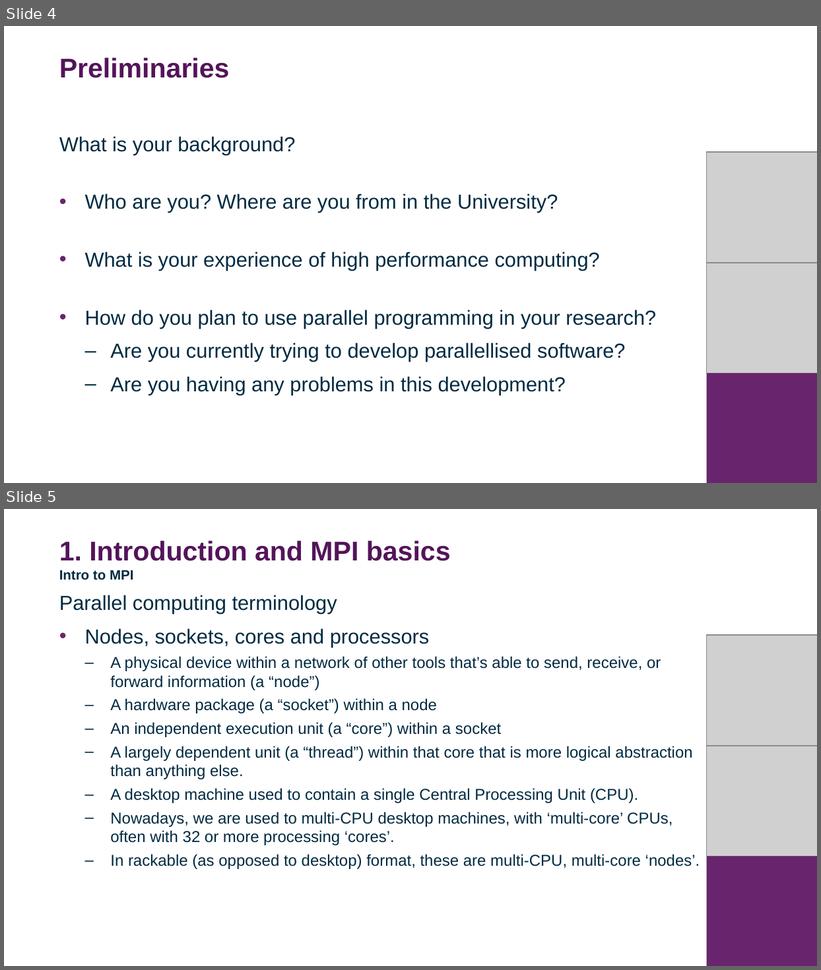
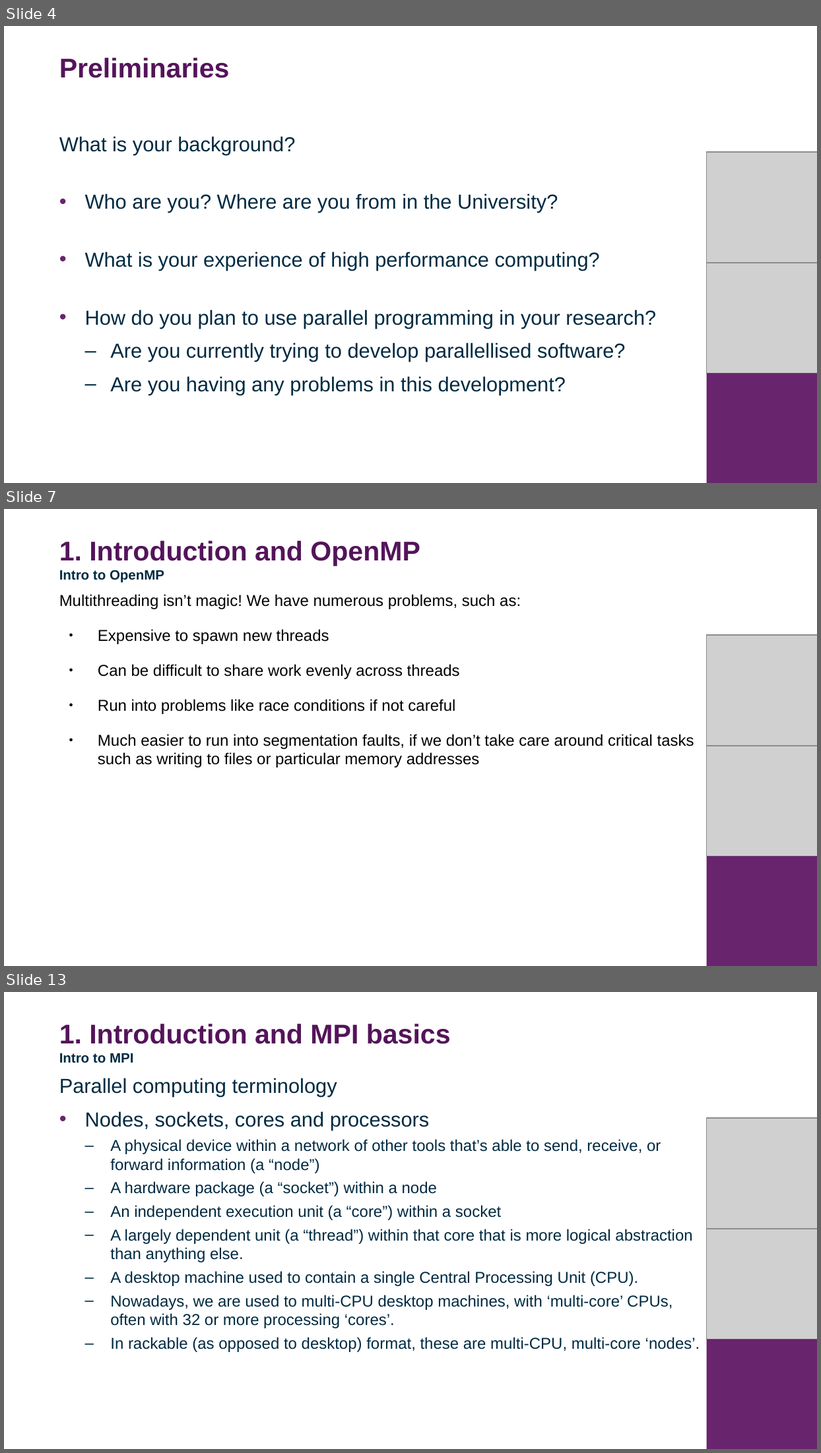
Before and after one commit to DurhamARC-Training/BasicParallelProgramming, a slide deck: MPIShortCourse_October.odp. Shown one above the other, each under a label of ours: slides 4 and 5 before the commit, slides 4, 7 and 13 after it; the slides between them are not shown. The pictures are 821x970 and 821x1453 pixels, drawn with LibreOffice and Linux fonts; fonts in the diff are those of the drawing; grey boxes stand for pictures; background and template pictures are left out. Boxes give left, top, right and bottom in pixels: in the first picture for what was removed or moved away, otherwise in the second. Text is boxed around its words. In the diff, an @@ line names an element or a change of style, - is before the commit and + after.

```diff
--- a/MPIShortCourse_October.odp
+++ b/MPIShortCourse_October.odp
@@ slide 7 added at (x1=4, y1=509, x2=817, y2=966), background #FFFFFF @@
@@ title added at (x1=59, y1=541, x2=420, y2=583), 24 pt, text #54145A, bold @@
+1. Introduction and OpenMP
+Intro to OpenMP
@@ text added at (x1=59, y1=594, x2=694, y2=768), 14 pt, text #000000 @@
+Multithreading isn’t magic! We have numerous problems, such as:
+● Expensive to spawn new threads
+● Can be difficult to share work evenly across threads
+● Run into problems like race conditions if not careful
+● Much easier to run into segmentation faults, if we don’t take care around critical tasks such as writing to files or particular memory addresses
@@ picture added at (x1=706, y1=635, x2=817, y2=746) @@
@@ picture added at (x1=706, y1=746, x2=817, y2=856) @@
@@ rectangle added at (x1=706, y1=856, x2=817, y2=966), fill #68246D @@
@@ what was slide 5 is now slide 13 @@
```
Also in this commit, not shown: 7 other slides added, 1 other file.
